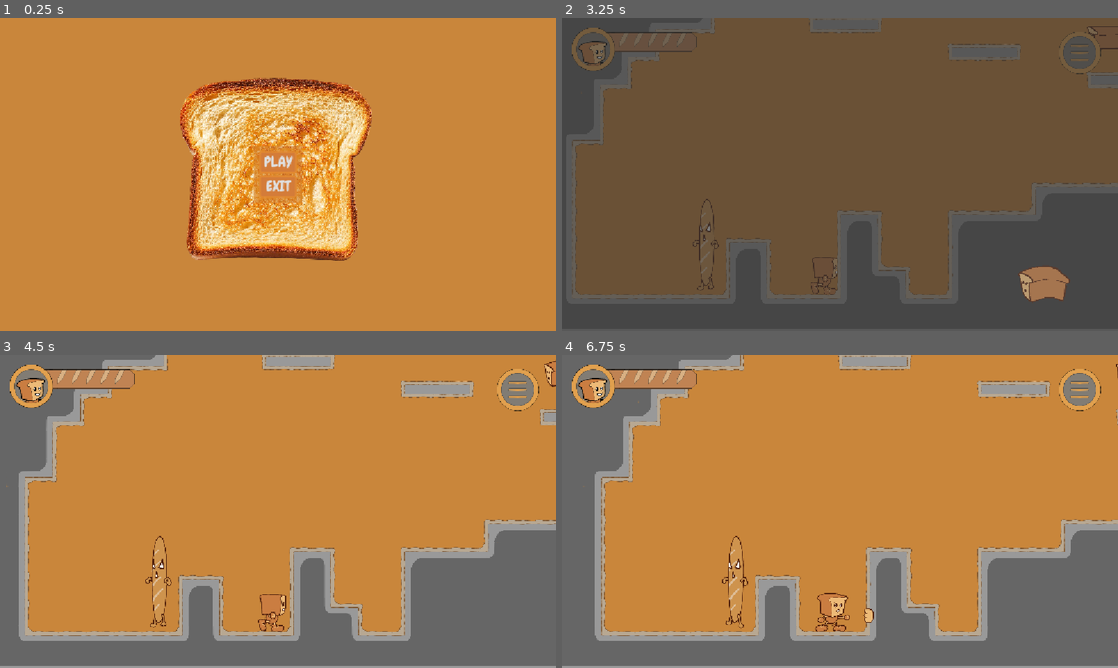
Above: before the commit, frames 1-4 (two rows, left to right).
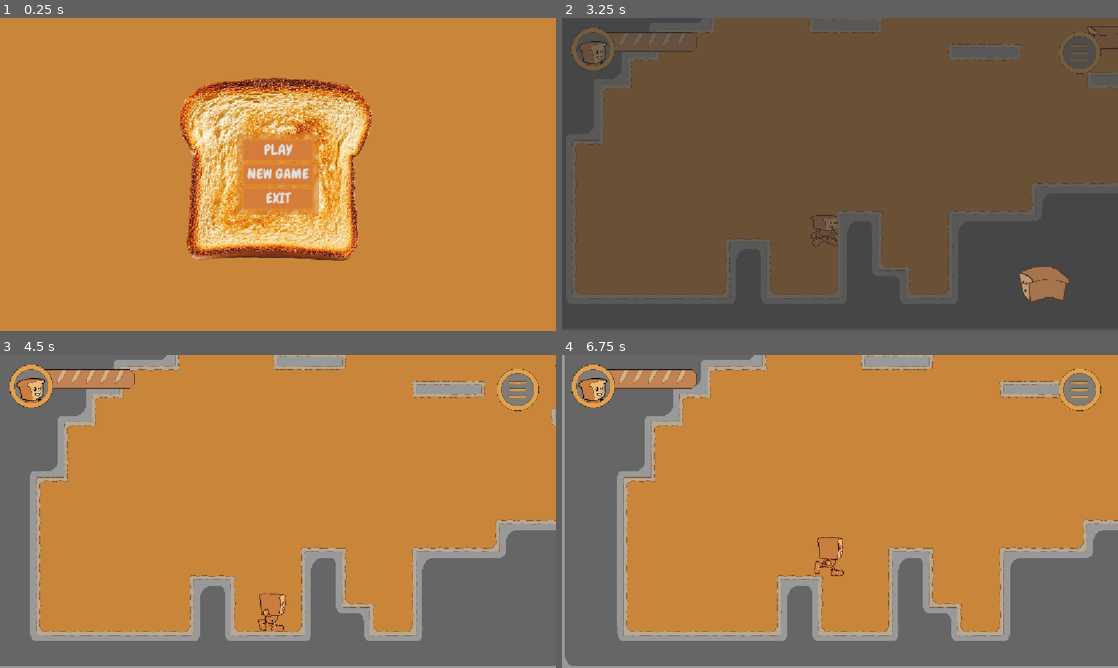
Above: after the commit, the same moments.

Repository: Espabul/Pan_demic
Game: Godot game, scene res://Scenes/UI/main_menu_scene.tscn
Two runs of this game, one before a commit and one after it. Both use one fixed random seed, a clock stepped at 60 frames per second and the inputs below.
Inputs (mouse positions are in pixels of both pictures, inside the frame that each line leads up to):
- Up to frame 1 (0.25 s): no input
- Up to frame 2 (3.25 s): click "PLAY" at 0.5 s; hold D (mover_derecha) 1.28-2 s; tap K (ataque) at 1.35 s; tap Space (saltar) at 1.52, 3.02 s; click (1084, 49) at 2 s; hold D (mover_derecha) from 2.78 s (still down); tap S (dash) at 2.85 s
- Up to frame 3 (4.5 s): release D (mover_derecha) at 3.53 s; hold A (mover izquierda) 3.53-4.28 s; tap O (disparo) at 3.6 s; hold D (mover_derecha) from 4.28 s (still down); tap P (disparoplus) at 4.35 s
- Up to frame 4 (6.75 s): tap Space (saltar) at 4.52, 5.27, 6.02 s; tap K (ataque) at 5.1 s; release D (mover_derecha) at 5.78 s; hold A (mover izquierda) 5.78-6.53 s; tap S (dash) at 5.85 s; hold D (mover_derecha) from 6.53 s (still down); tap O (disparo) at 6.6 s

The runs differ from the first frame. In frame 1, 2.5% of the frame differs, in the area x 42-58%, y 37-63%; in frame 2, 0.4%; in frame 3, 10%; in frame 4, 16%, in the area x 0-100%, y 0-100%.

Commit message:
DataManager
Cargar y guardar datos con DataManager.

Diff:
--- a/Scenes/Salas/Level1_Amasadora.tscn
+++ b/Scenes/Salas/Level1_Amasadora.tscn
@@ -5,7 +5,7 @@
 [ext_resource type="PackedScene" uid="uid://dreftishfbwx6" path="res://Scenes/Enemigos/Fungitajo/fungitajo.tscn" id="3_2s2wd"]
 [ext_resource type="PackedScene" uid="uid://qheuo3qvasx0" path="res://Scenes/Enemigos/caterpanillar/caterpanillar.tscn" id="4_mya04"]
 [ext_resource type="PackedScene" uid="uid://bc1unypn4g0bs" path="res://Scenes/UI/game_screen.tscn" id="6_268t0"]
-[ext_resource type="PackedScene" uid="uid://t742p21fjpwv" path="res://Scenes/Enemigos/Baguettier/baguettier.tscn" id="6_s5y0r"]
+[ext_resource type="PackedScene" uid="uid://cifogrnvs7twy" path="res://Scenes/Misc/door.tscn" id="6_s5y0r"]
 
 [sub_resource type="GDScript" id="GDScript_l5sf6"]
 script/source = "extends Camera2D
@@ -427,5 +427,6 @@
 
 [node name="GameScreen" parent="." unique_id=1350099081 instance=ExtResource("6_268t0")]
 
-[node name="Baguettier" parent="." unique_id=1171065870 instance=ExtResource("6_s5y0r")]
-position = Vector2(-577, 40)
+[node name="Door" parent="." unique_id=1599704378 instance=ExtResource("6_s5y0r")]
+position = Vector2(-966, 194)
+next_scene = "LevelTEST"
--- a/Scenes/UI/main_menu_scene.tscn
+++ b/Scenes/UI/main_menu_scene.tscn
@@ -45,9 +45,14 @@
 layout_mode = 2
 text = "PLAY"
 
+[node name="NewGameButton" type="Button" parent="MarginContainer/PanelContainer/MarginContainer/VBoxContainer" unique_id=74500472]
+layout_mode = 2
+text = "NEW GAME"
+
 [node name="ExitButton" type="Button" parent="MarginContainer/PanelContainer/MarginContainer/VBoxContainer" unique_id=687809586]
 layout_mode = 2
 text = "EXIT"
 
 [connection signal="pressed" from="MarginContainer/PanelContainer/MarginContainer/VBoxContainer/PlayButton" to="." method="_on_play_button_pressed"]
+[connection signal="pressed" from="MarginContainer/PanelContainer/MarginContainer/VBoxContainer/NewGameButton" to="." method="_on_new_game_button_pressed"]
 [connection signal="pressed" from="MarginContainer/PanelContainer/MarginContainer/VBoxContainer/ExitButton" to="." method="_on_exit_button_pressed"]
--- /dev/null
+++ b/Scripts/DataManager.gd
@@ -0,0 +1,38 @@
+extends Node
+
+
+var game_data : GameDataResource
+
+var save_data_path = "user://game_data/"
+var save_file_name = "game_data.tres"
+
+
+func load_data():
+	if !DirAccess.dir_exists_absolute(save_data_path):
+		DirAccess.make_dir_absolute(save_data_path)
+
+	if ResourceLoader.exists(save_data_path + save_file_name):
+		game_data = ResourceLoader.load(save_data_path + save_file_name)
+
+	if game_data == null:
+		game_data = GameDataResource.new()
+		reset_data()
+
+	if game_data != null:
+		SceneManager.set_checkpoint_scene(game_data.checkpoint_scene)
+		SceneManager.upgrades = game_data.upgrades
+
+
+
+func save_data():
+	ResourceSaver.save(game_data, save_data_path + save_file_name)
+
+
+func change_data():
+	game_data.checkpoint_scene = SceneManager.last_scene
+	game_data.upgrades = SceneManager.upgrades
+
+
+func reset_data():
+	game_data.checkpoint_scene = "Level1_Amasadora"
+	game_data.upgrades = 0
--- a/Scripts/GameManager.gd
+++ b/Scripts/GameManager.gd
@@ -7,6 +7,8 @@
 func _ready() -> void:
 	RenderingServer.set_default_clear_color(Color(0.79, 0.525, 0.23, 1.0))
 
+	DataManager.load_data()
+
 
 
 func start_game():
@@ -14,11 +16,12 @@
 		continue_game()
 		return
 
-	SceneManager.transition_to_scene("Level1_Amasadora")
+	SceneManager.transition_to_scene(DataManager.game_data.checkpoint_scene)
 
 
 
 func quit_game():
+	DataManager.save_data()
 	get_tree().quit()
 
 
--- a/Scripts/UI/main_menu_scene.gd
+++ b/Scripts/UI/main_menu_scene.gd
@@ -2,9 +2,21 @@
 
 
 func _on_play_button_pressed() -> void:
+	DataManager.load_data()
 	GameManager.start_game()
 	queue_free()
 
 
 func _on_exit_button_pressed() -> void:
 	GameManager.quit_game()
+
+
+
+
+func _on_new_game_button_pressed() -> void:
+	DataManager.load_data()
+	DataManager.reset_data()
+	DataManager.save_data()
+	DataManager.load_data()
+	GameManager.start_game()
+	queue_free()
--- /dev/null
+++ b/Scripts/UI/saved_data_resources.gd
@@ -0,0 +1,6 @@
+extends Resource
+
+class_name GameDataResource
+
+@export var checkpoint_scene : String
+@export var upgrades : int
--- a/Scripts/player.gd
+++ b/Scripts/player.gd
@@ -2,9 +2,7 @@
 
 
 
-var health = 5
-var upgrades = 3
-
+var upgrades : int
 
 
 const SPEED = 300.0
@@ -40,6 +38,7 @@
 var player_death_effect = preload("res://Scenes/player/player_death_effect.tscn")
 
 func _ready() -> void:
+	upgrades = SceneManager.upgrades
 	if upgrades >=1:
 		can_dash = true
 	if upgrades >=2:
@@ -121,6 +120,7 @@
 
 	queue_free()
 
+	SceneManager.transition_to_scene_checkpoint()
 
 
 func _on_hurt_cooldown_timeout() -> void:
--- a/Scripts/scene_manager.gd
+++ b/Scripts/scene_manager.gd
@@ -2,22 +2,39 @@
 
 
 
-var scenes : Dictionary = {"Level1_Amasadora": "res://Scenes/Salas/Level1_Amasadora.tscn",
+var scenes : Dictionary = {"Checkpoint" : "res://Scenes/Salas/Level1_Amasadora.tscn",
+							"Level1_Amasadora": "res://Scenes/Salas/Level1_Amasadora.tscn",
 							"LevelTEST": "res://Scenes/Salas/LevelTEST.tscn"}
 
+var last_scene : String = "Level1_Amasadora"
+
 var transition_caterpanillar_screen = preload("res://Scenes/UI/scene_transition_screen.tscn")
+
+var upgrades : int = 0
+
 
 func transition_to_scene(level : String):
 	var scene_path : String = scenes.get(level)
 
 	if scene_path != null:
-
+		last_scene = level
+		DataManager.change_data()
 		play_transition_animation()
 		await get_tree().create_timer(0.6).timeout
 		get_tree().change_scene_to_file(scene_path)
 
 
 
+func transition_to_scene_checkpoint():
+	await get_tree().create_timer(0.6).timeout
+	transition_to_scene("Checkpoint")
+	HealthManager.increase_health(10)
+
+
 func play_transition_animation():
 	var transition_caterpanillar_screen_instance = transition_caterpanillar_screen.instantiate()
 	get_tree().get_root().add_child(transition_caterpanillar_screen_instance)
+
+
+func set_checkpoint_scene(level: String):
+	scenes.set("Checkpoint", scenes.get(level))
--- a/project.godot
+++ b/project.godot
@@ -19,6 +19,7 @@
 HealthManager="*uid://cvsxakys5ut35"
 GameManager="*uid://dfbxmvo45pnhd"
 SceneManager="*uid://bwb4t64h6qf6d"
+DataManager="*uid://cyayewl0lvf1"
 
 [display]
 
Not shown, added: Scripts/DataManager.gd.uid
Not shown, added: Scripts/UI/saved_data_resources.gd.uid
